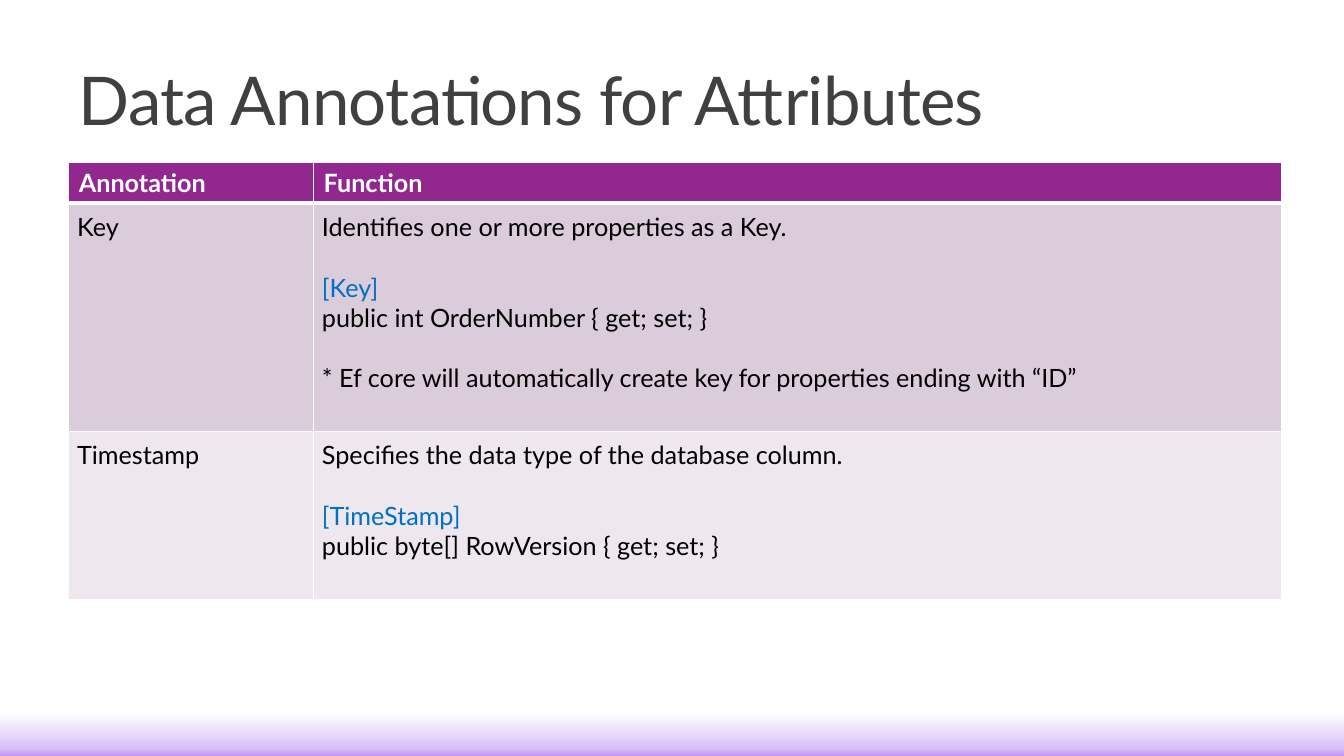
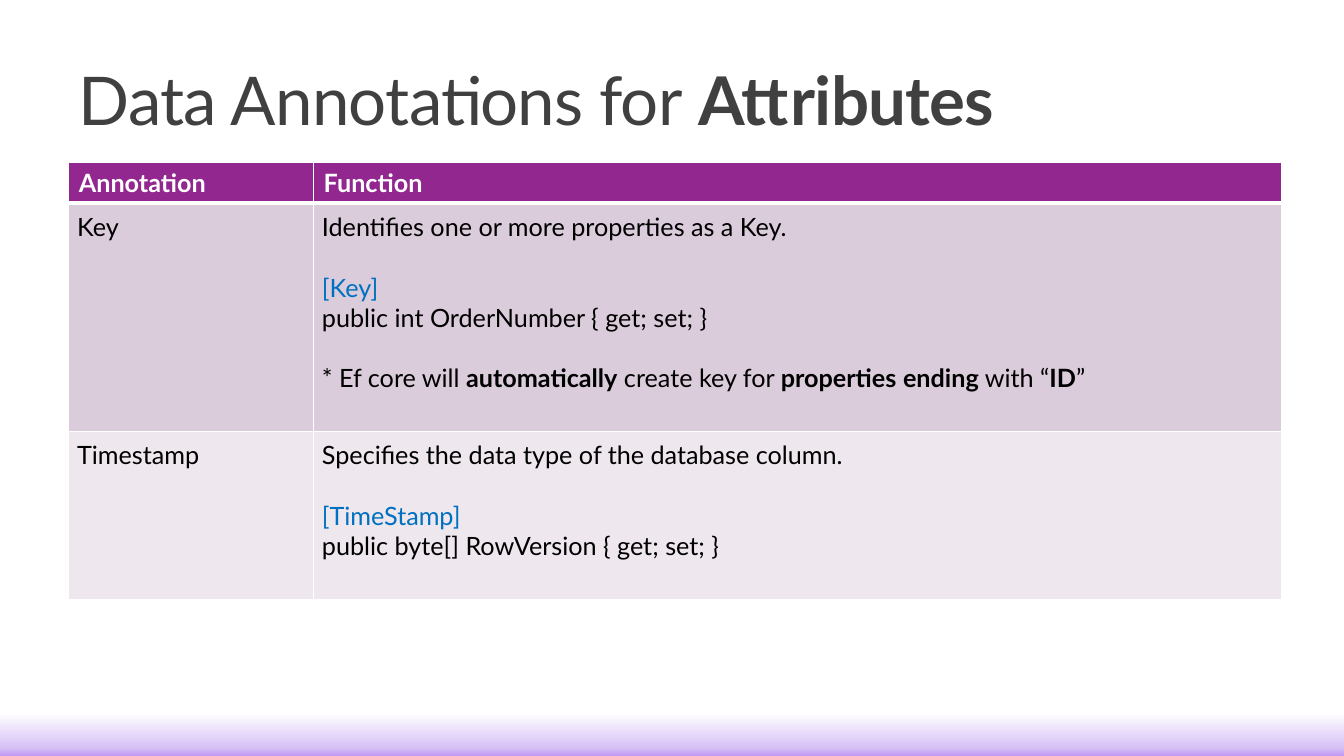
Before and after one commit to c0j0s/StudentManagementSystem, a slide deck: slide 20 of Training Materials/Lecture/2. Implementing EF Core in Your Solution.pptx. Drawn at 1344x756 pixels with LibreOffice and Linux fonts; fonts in the diff are those of the drawing. Boxes give left, top, right and bottom in pixels: in the first picture for what was removed or moved away, otherwise in the second. Text is boxed around its words. In the diff, an @@ line names an element or a change of style, - is before the commit and + after.

```diff
--- a/Training Materials/Lecture/2. Implementing EF Core in Your Solution.pptx
+++ b/Training Materials/Lecture/2. Implementing EF Core in Your Solution.pptx
@@ title "Data Annotations for Attributes" at [79,75,994,126]: bold on in "Attributes" @@
@@ table at [69,162,1282,600] @@
@@ bold on in "automatically properties ending “ID”" @@
```
Also in this commit, not shown: 16 other slides changed, 5 other files.
